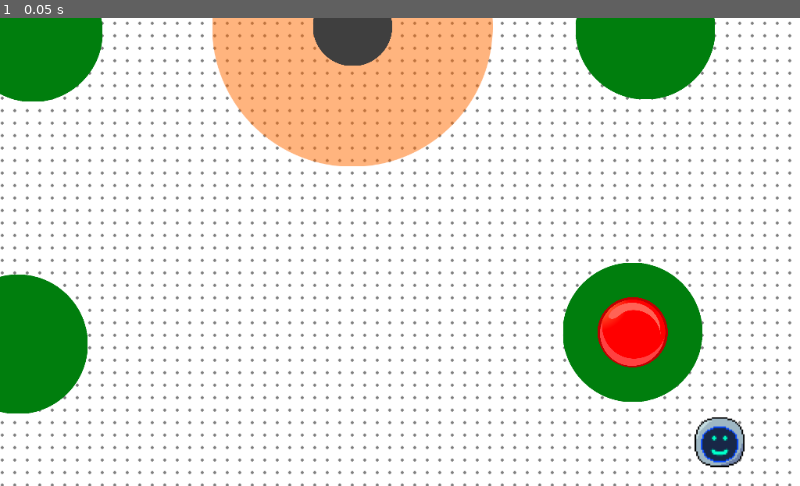
Above: before the commit, frame 1.
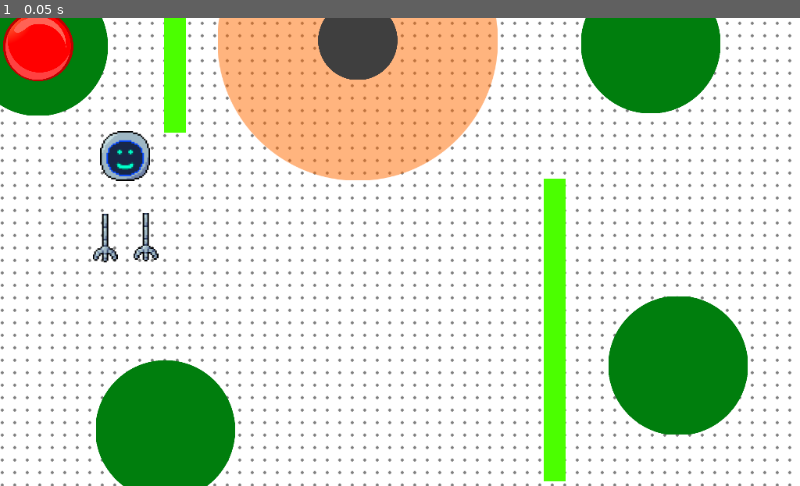
Above: after the commit, the same moment.

Repository: BaseCrusher/sdent_project
Game: Godot game, scene res://Levels/Level1.tscn
Same seed, same stepped clock (60 frames per second), same inputs: the game is played once before the commit and once after it. This scene is started directly instead of the project's main scene.
Inputs:
- Up to frame 1 (0.05 s): no input

The runs differ from the first frame. In frame 1, 19% of the frame differs, in the area x 0-94%, y 0-100%.

Commit message:
added basic obstacles

Diff:
--- /dev/null
+++ b/GameObjects/Obstacles/BarrierObstacle.tscn
@@ -0,0 +1,20 @@
+[gd_scene load_steps=4 format=2]
+
+[ext_resource path="res://resources/images/obstacle.png" type="Texture" id=1]
+[ext_resource path="res://GameObjects/Obstacles/BarrierObstacleScript.gd" type="Script" id=2]
+
+[sub_resource type="RectangleShape2D" id=1]
+extents = Vector2( 15.9149, 15.9716 )
+
+[node name="BarrierObstacle" type="Node2D"]
+script = ExtResource( 2 )
+
+[node name="obstacle" type="Sprite" parent="."]
+scale = Vector2( 2, 2 )
+texture = ExtResource( 1 )
+
+[node name="Area2D" type="Area2D" parent="."]
+
+[node name="CollisionShape2D" type="CollisionShape2D" parent="Area2D"]
+shape = SubResource( 1 )
+[connection signal="body_entered" from="Area2D" to="." method="_on_body_entered"]
--- /dev/null
+++ b/GameObjects/Obstacles/BarrierObstacleScript.gd
@@ -0,0 +1,21 @@
+extends Node2D
+
+
+# Declare member variables here. Examples:
+# var a = 2
+# var b = "text"
+onready var level_global : Node = $"/root/LevelGlobal"
+
+# Called when the node enters the scene tree for the first time.
+func _ready():
+	pass # Replace with function body.
+
+
+# Called every frame. 'delta' is the elapsed time since the previous frame.
+#func _process(delta):
+#	pass
+
+
+func _on_body_entered(body):
+	level_global.game_over()
+	pass # Replace with function body.
--- a/Levels/AbstractLevel.tscn
+++ b/Levels/AbstractLevel.tscn
@@ -1,9 +1,11 @@
-[gd_scene load_steps=3 format=2]
+[gd_scene load_steps=4 format=2]
 
 [ext_resource path="res://resources/images/bg_tile.png" type="Texture" id=1]
 [ext_resource path="res://UI/LevelUI/LevelUI.tscn" type="PackedScene" id=2]
+[ext_resource path="res://Levels/AbstractLevelSript.gd" type="Script" id=3]
 
 [node name="AbstractLevel" type="Node2D"]
+script = ExtResource( 3 )
 
 [node name="LevelUI" parent="." instance=ExtResource( 2 )]
 
--- /dev/null
+++ b/Levels/AbstractLevelSript.gd
@@ -0,0 +1,17 @@
+extends Node2D
+
+
+# Declare member variables here. Examples:
+# var a = 2
+# var b = "text"
+onready var level_global : Node = $"/root/LevelGlobal"
+
+# Called when the node enters the scene tree for the first time.
+func _ready():
+	level_global.current_level = get_node("./..")
+	pass # Replace with function body.
+
+
+# Called every frame. 'delta' is the elapsed time since the previous frame.
+#func _process(delta):
+#	pass
--- a/Levels/Level1.tscn
+++ b/Levels/Level1.tscn
@@ -1,13 +1,14 @@
-[gd_scene load_steps=4 format=2]
+[gd_scene load_steps=5 format=2]
 
 [ext_resource path="res://Levels/AbstractLevel.tscn" type="PackedScene" id=1]
 [ext_resource path="res://GameObjects/JumpPlates/JumpPlate.tscn" type="PackedScene" id=2]
 [ext_resource path="res://GameObjects/GravityFields/GravityField.tscn" type="PackedScene" id=3]
+[ext_resource path="res://GameObjects/Obstacles/BarrierObstacle.tscn" type="PackedScene" id=4]
 
 [node name="Level1" type="Node"]
 
 [node name="AbstractLevel" parent="." instance=ExtResource( 1 )]
-position = Vector2( 63.4738, 75.5397 )
+position = Vector2( 56.7389, 57.5802 )
 z_index = -1
 
 [node name="GravityField" parent="." instance=ExtResource( 3 )]
@@ -16,15 +17,23 @@
 is_pulling = true
 
 [node name="JumpPlate" parent="." instance=ExtResource( 2 )]
-position = Vector2( 361.29, 178.423 )
-is_start_plate = true
+position = Vector2( 412.923, 203.117 )
+is_end_plate = true
 
 [node name="JumpPlate2" parent="." instance=ExtResource( 2 )]
 position = Vector2( -406.375, -206.362 )
-is_end_plate = true
+is_start_plate = true
 
 [node name="JumpPlate3" parent="." instance=ExtResource( 2 )]
-position = Vector2( -425.423, 193.663 )
+position = Vector2( -243.584, 285.705 )
 
 [node name="JumpPlate4" parent="." instance=ExtResource( 2 )]
 position = Vector2( 377.802, -209.537 )
+
+[node name="BarrierObstacle2" parent="." instance=ExtResource( 4 )]
+position = Vector2( 254.511, 157.775 )
+scale = Vector2( 0.882742, 12.1272 )
+
+[node name="BarrierObstacle" parent="." instance=ExtResource( 4 )]
+position = Vector2( -231.225, -289.143 )
+scale = Vector2( 0.882742, 12.1272 )
--- a/Levels/LevelGlobal.gd
+++ b/Levels/LevelGlobal.gd
@@ -3,6 +3,8 @@
 const JUMP_PLATES = []
 var start_node : Node2D = null
 var character : KinematicBody2D
+var is_game_over = false
+var current_level = null
 
 func get_character_node() -> KinematicBody2D:
 	if character == null:
@@ -13,12 +15,20 @@
 	return character
 
 
+func _ready():
+	pass
 
 
+func _process(delta):
+	if current_level != null and not is_game_over and character.speed == 0.0 and character.state != CharacterStates.ATTACHED_TO_PLATE:
+		game_over()
+	pass
 
-func _ready():
-	pass
 
 func activate_all_jump_plates():
 	for plate in JUMP_PLATES:
 		plate.is_active = true
+
+func game_over():
+	is_game_over = true
+	print("bla2")
Binary file added: resources/images/obstacle.png
Not shown, added: resources/images/obstacle.png.import
